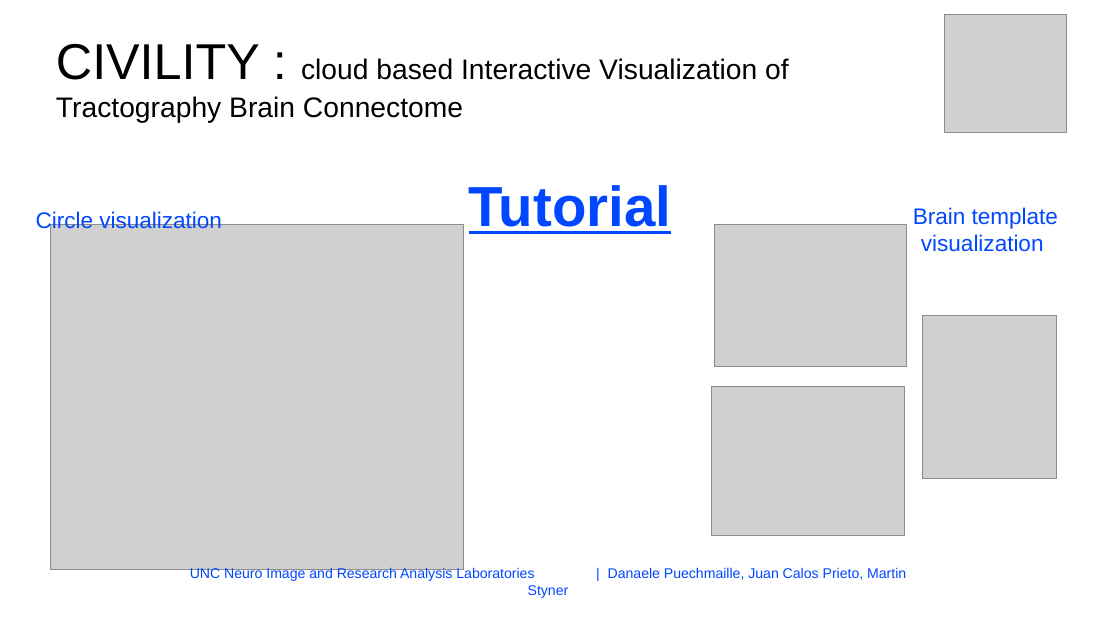
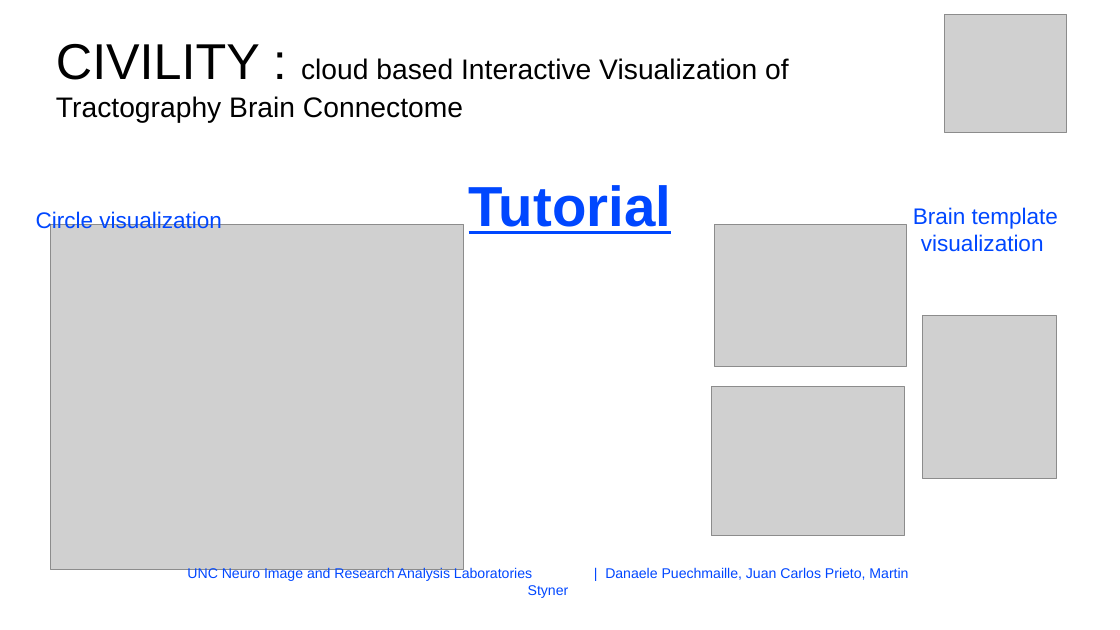
Before and after one commit to NIRALUser/CIVILITY, a slide deck: slide 1 of doc/tutorialCIVILITY.odp. Drawn at 1120x630 pixels with LibreOffice and Linux fonts; fonts in the diff are those of the drawing; grey boxes stand for pictures; background and template pictures are left out. Boxes give left, top, right and bottom in pixels: in the first picture for what was removed or moved away, otherwise in the second. Text is boxed around its words. In the diff, an @@ line names an element or a change of style, - is before the commit and + after.

```diff
--- a/doc/tutorialCIVILITY.odp
+++ b/doc/tutorialCIVILITY.odp
@@ text at [187, 567, 908, 582]: text changed @@
-UNC Neuro Image and Research Analysis Laboratories | Danaele Puechmaille, Juan Calos Prieto, Martin Styner
+UNC Neuro Image and Research Analysis Laboratories | Danaele Puechmaille, Juan Carlos Prieto, Martin Styner
```
Also in this commit, not shown: 7 other slides changed, 11 other files.
